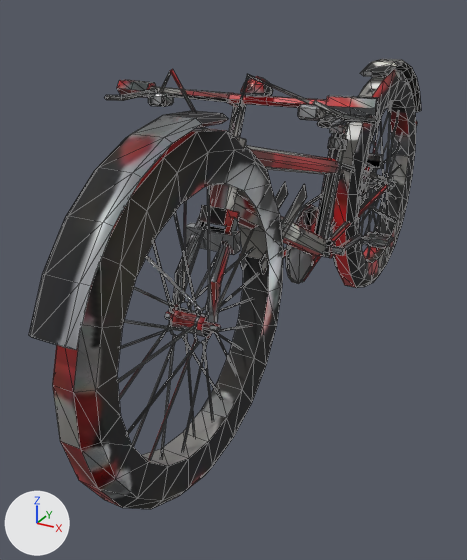
The glTF model nostalgia/assets3d/hercules_cycle.glb, before and after one commit.
Rendered twice from a 50 mm lens placed at (4.68, -11.73, 7.19), pointed at (-1.15, -1.14, 1.9). Arrows for +X, +Y and +Z are at lower left; the lights stay in place. The first picture is the older version. Mesh edges are drawn as thin lines. Vertices at exactly the same position are counted once.

Before the edit, the objects in view are built like this:
```python
me_hercules_cycle = bpy.data.meshes.new('hercules_cycle')
me_hercules_cycle.from_pydata(...)  # 1972 vertices, 3228 faces; spans x -2.21..2.21, y -7.35..7.54, z -0.07..6.27
me_hercules_cycle.materials.append(mat_m_hercules_cycle)
ob_hercules_cycle = bpy.data.objects.new('hercules_cycle', me_hercules_cycle)
ob_hercules_cycle.location = (0.0, 0.0, 0.0)
```
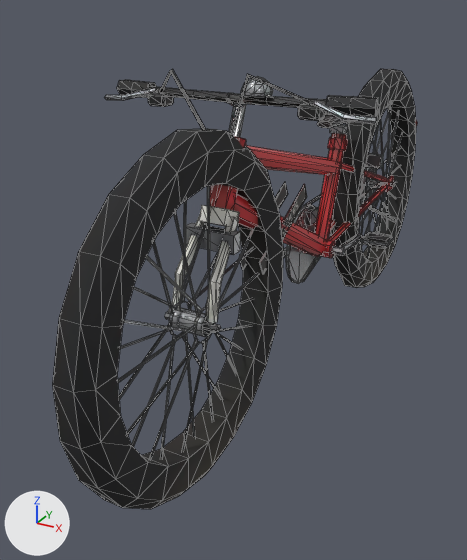
Boxes [x1, y1, x2, y2] around the edits, measured in the pictures (467 x 560 px):
```json
{"object": "hercules_cycle", "change": "reshaped", "before": [29, 59, 421, 509], "after": [53, 69, 417, 509], "on screen": "7% narrower"}
{"part": 1, "of": "me_hercules_cycle", "change": "deleted", "before": [360, 59, 421, 112]}
{"part": 2, "of": "me_hercules_cycle", "change": "deleted", "before": [29, 111, 228, 350]}
{"part": 3, "of": "me_hercules_cycle", "change": "surface changed", "before": [53, 69, 415, 508], "after": [53, 69, 415, 508]}
```

Scene script edits in JSON lines:
```json
{"block": "me_hercules_cycle", "where": "# used by ob_hercules_cycle; location = (0.0, 0.0, 0.0)"}
{"op": "remove", "block": "me_hercules_cycle", "code": "me_hercules_cycle.from_pydata(...)  # 1972 vertices, 3228 faces; spans x -2.21..2.21, y -7.35..7.54, z -0.07..6.27"}
{"op": "add", "block": "me_hercules_cycle", "code": "me_hercules_cycle.from_pydata(...)  # 1888 vertices, 3068 faces; spans x -2.21..2.21, y -7.22..7.54, z -0.07..6.27"}
{"block": "me_hercules_cycle", "change": "me_hercules_cycle part 1: the loose piece of 42 vertices spanning x -0.34..0.34, y 3.47..7.12, z 4.2..5.76 is deleted"}
{"block": "me_hercules_cycle", "change": "me_hercules_cycle part 2: the loose piece of 42 vertices spanning x -0.34..0.34, y -7.35..-3.98, z 3.74..5.78 is deleted"}
{"block": "me_hercules_cycle", "change": "me_hercules_cycle part 3: 2982 kept faces spanning x -2.21..2.21, y -7.22..7.54, z -0.07..6.27 get new texture (UV) coordinates"}
```
